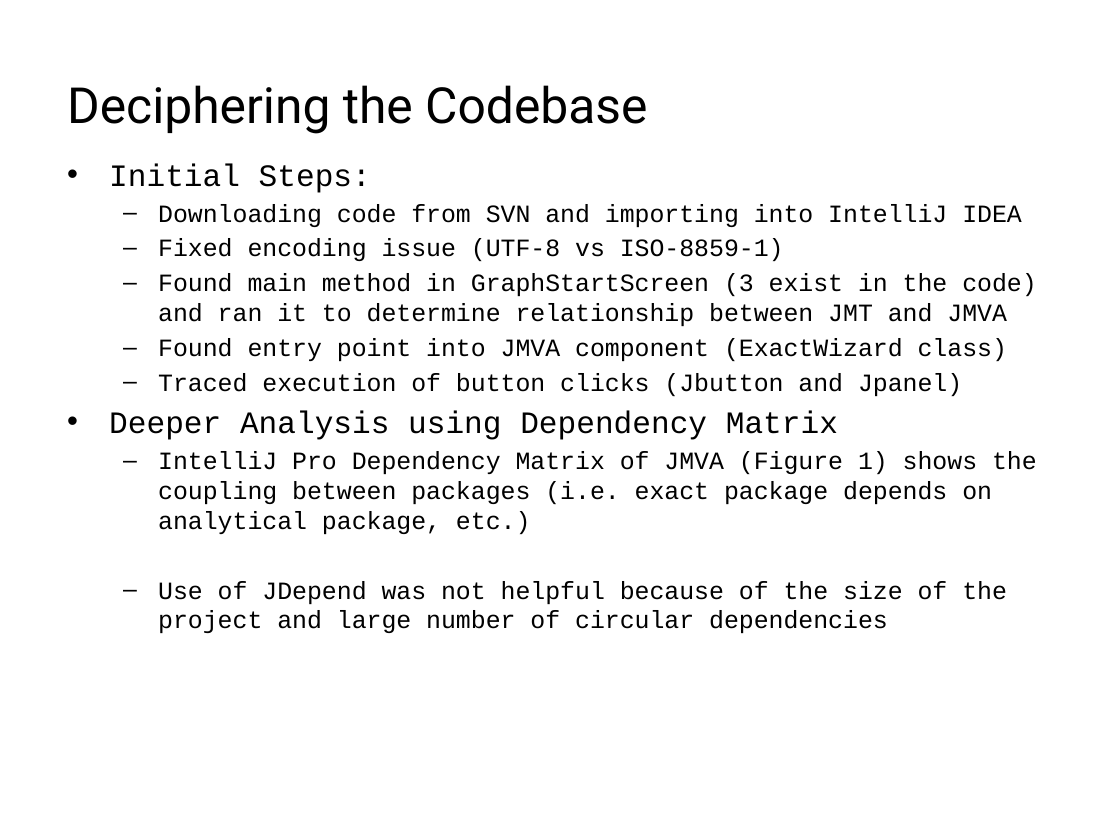
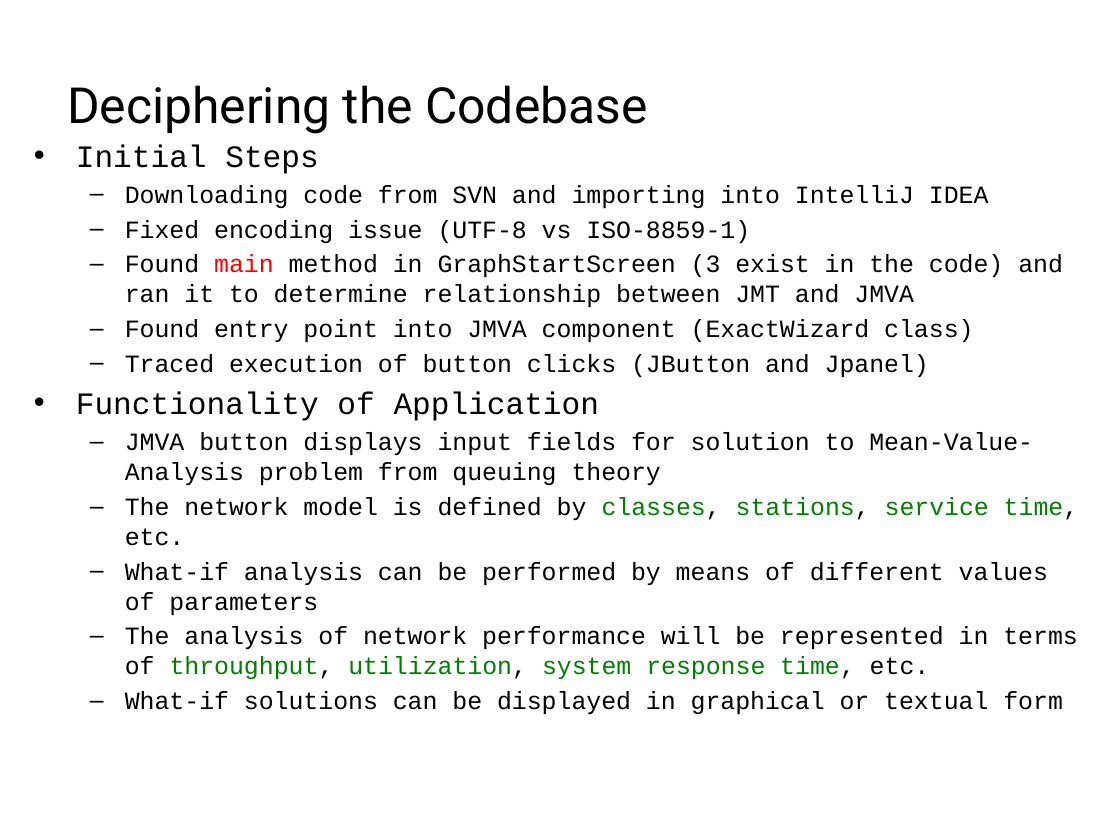
Before and after one commit to pavelgrib/SE_CW1, a slide deck: slide 2 of jmva_presentation.pptx. Drawn at 1120x840 pixels with LibreOffice and Linux fonts; fonts in the diff are those of the drawing; background and template pictures are left out. Boxes give left, top, right and bottom in pixels: in the first picture for what was removed or moved away, otherwise in the second. Text is boxed around its words. In the diff, an @@ line names an element or a change of style, - is before the commit and + after.

```diff
--- a/jmva_presentation.pptx
+++ b/jmva_presentation.pptx
@@ text "Initial Steps": place and size @@
-text "Initial Steps" at (109, 163, 1037, 633)
+text "Initial Steps" at (76, 144, 1079, 714)
@@ text at (76, 144, 318, 174): text changed @@
-• Initial Steps:
+• Initial Steps
@@ text at (125, 254, 1063, 307): text colour #000000 to #FF0000 in "main" @@
@@ text at (76, 354, 1079, 714): text changed @@
-  – Traced execution of button clicks (Jbutton and Jpanel)
-• Deeper Analysis using Dependency Matrix
-  – IntelliJ Pro Dependency Matrix of JMVA (Figure 1) shows the coupling between packages (i.e. exact package depends on analytical package, etc.)
-  – Use of JDepend was not helpful because of the size of the project and large number of circular dependencies
+  – Traced execution of button clicks (JButton and Jpanel)
+• Functionality of Application
+  – JMVA button displays input fields for solution to Mean-Value-Analysis problem from queuing theory
+  – The network model is defined by classes, stations, service time, etc.
+  – What-if analysis can be performed by means of different values of parameters
+  – The analysis of network performance will be represented in terms of throughput, utilization, system response time, etc.
+  – What-if solutions can be displayed in graphical or textual form
```
Also in this commit, not shown: 1 other slide changed, 4 slides added, 1 slide removed, 4 other files.
